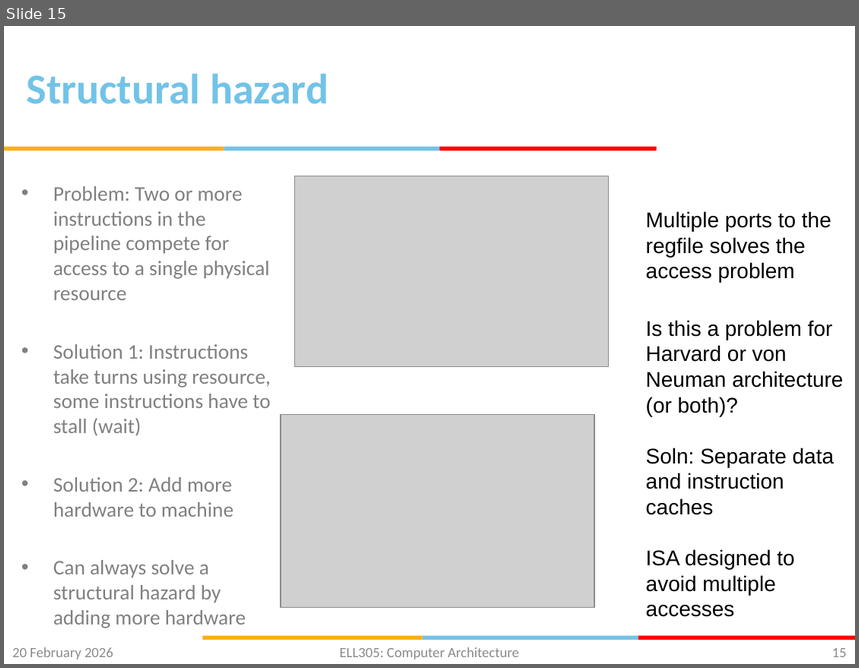
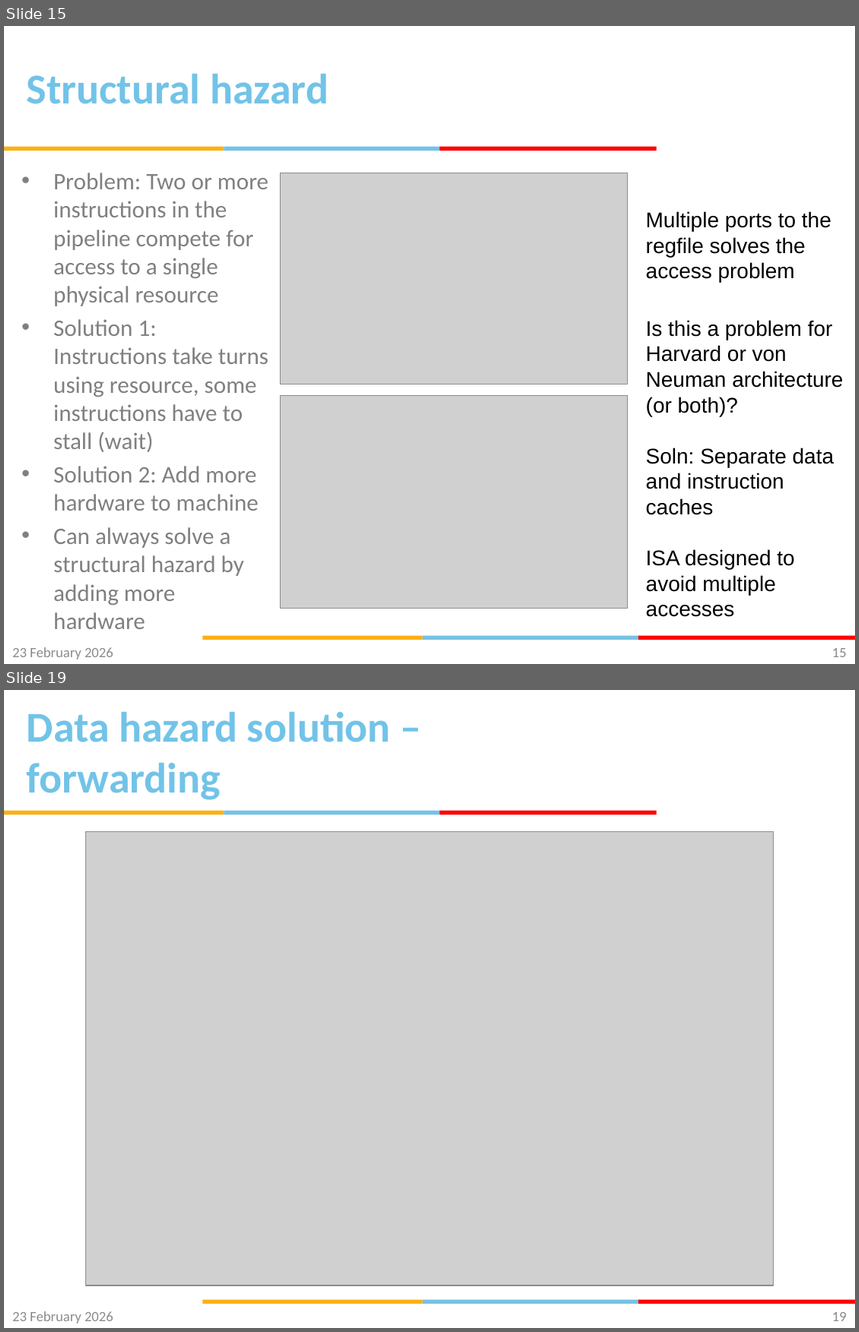
Before and after one commit to gsaurabhr-teaching/csf342-material, a slide deck: Lec-15-19-pipelined-cpu.pptx. Shown one above the other, each under a label of ours: slide 15 before the commit, slides 15 and 19 after it; the slides between them are not shown. The pictures are 859x668 and 859x1332 pixels, drawn with LibreOffice and Linux fonts; fonts in the diff are those of the drawing; grey boxes stand for pictures; background and template pictures are left out. Boxes give left, top, right and bottom in pixels: in the first picture for what was removed or moved away, otherwise in the second. Text is boxed around its words. In the diff, an @@ line names an element or a change of style, - is before the commit and + after.

Commit message:
structural and data hazards

```diff
--- a/Lec-15-19-pipelined-cpu.pptx
+++ b/Lec-15-19-pipelined-cpu.pptx
@@ slide 19 added at bbox=[4, 690, 855, 1328], background #FFFFFF; not listed: 6 template elements that a slide beside it also shows @@
@@ title added at bbox=[27, 711, 391, 800], 36 pt, text #72C3E8, bold @@
+Data hazard solution – forwarding
@@ picture added at bbox=[86, 832, 775, 1286] @@
@@ text added at bbox=[12, 1312, 113, 1324], 12 pt, text #8C8C8C @@
+23 February 2026
@@ page number added at bbox=[832, 1312, 847, 1322], 12 pt, text #898989 @@
+19
@@ slide 15 changed as well @@
@@ text "Problem: Two or more instructions ...": place and size @@
-text "Problem: Two or more instructions ..." at bbox=[53, 186, 271, 629]
+text "Problem: Two or more instructions ..." at bbox=[53, 173, 268, 629]
@@ text "Problem: Two or more instructions ..." at bbox=[53, 173, 268, 629]: size 17.6 to 20 pt @@
@@ picture: place and size @@
-picture at bbox=[295, 176, 609, 366]
+picture at bbox=[281, 173, 628, 385]
@@ picture: place and size @@
-picture at bbox=[281, 415, 595, 607]
+picture at bbox=[280, 395, 627, 609]
@@ text at bbox=[12, 648, 113, 660]: text changed @@
-20 February 2026
+23 February 2026
@@ text removed at bbox=[340, 648, 519, 660] @@
-ELL305: Computer Architecture
```
Also in this commit, not shown: 14 other slides changed, 4 other slides added.
